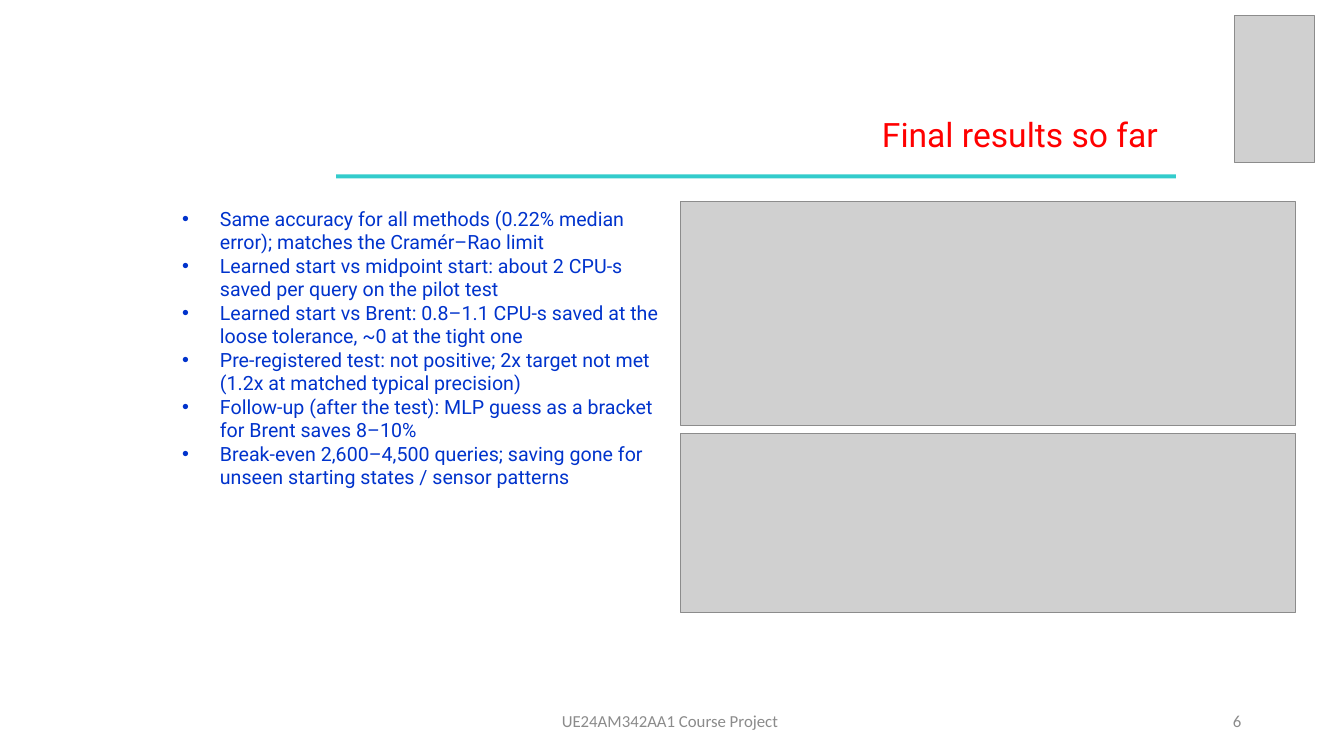
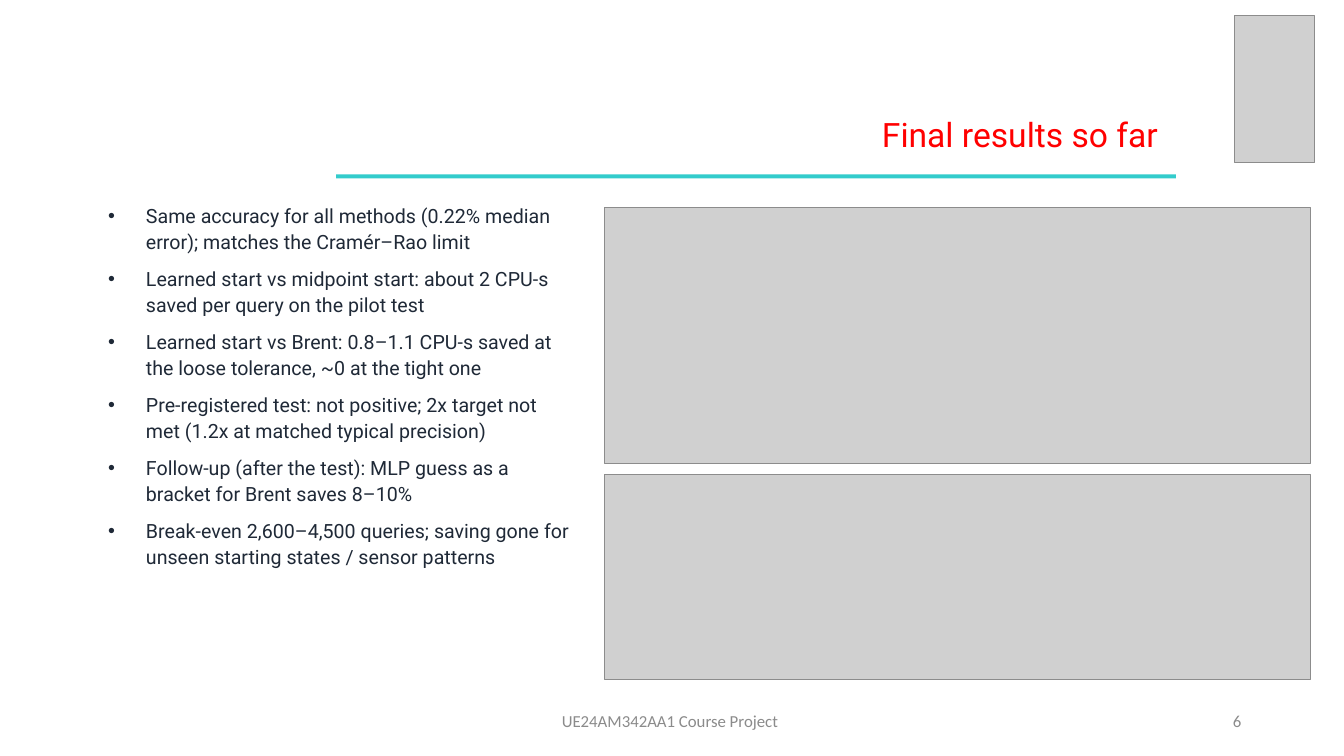
Before and after one commit to minkysponge-wq/Afml-Mini-project, a slide deck: slide 6 of docs/slides/AFML_project_slides.pptx. Drawn at 1344x756 pixels with LibreOffice and Linux fonts; fonts in the diff are those of the drawing; grey boxes stand for pictures. Boxes give left, top, right and bottom in pixels: in the first picture for what was removed or moved away, otherwise in the second. Text is boxed around its words. In the diff, an @@ line names an element or a change of style, - is before the commit and + after.

```diff
--- a/docs/slides/AFML_project_slides.pptx
+++ b/docs/slides/AFML_project_slides.pptx
@@ text "Same accuracy for all methods ...": place and size @@
-text "Same accuracy for all methods ..." at bbox=[220, 210, 658, 488]
+text "Same accuracy for all methods ..." at bbox=[146, 207, 569, 568]
@@ text "Same accuracy for all methods ..." at bbox=[146, 207, 569, 568]: text colour #0033CC to #1F2937; line spacing 1 to 1.1; more space between paragraphs @@
@@ picture: place and size @@
-picture at bbox=[681, 202, 1296, 425]
+picture at bbox=[605, 208, 1311, 465]
@@ picture: place and size @@
-picture at bbox=[681, 434, 1296, 612]
+picture at bbox=[605, 475, 1311, 681]
```
Also in this commit, not shown: 6 other slides changed, 3 other files.
